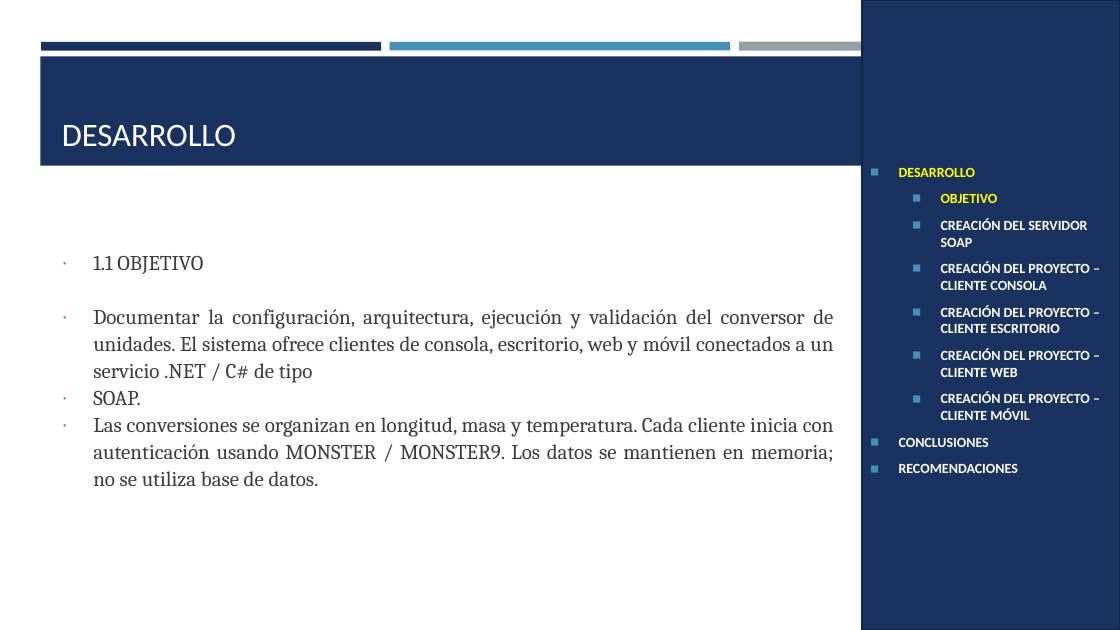
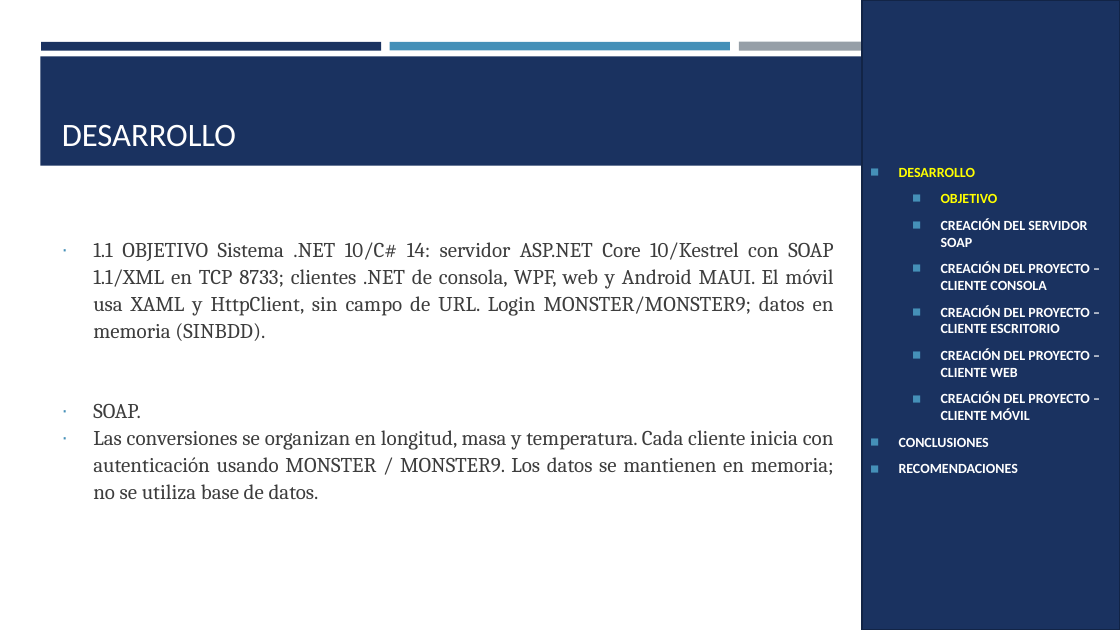
Before and after one commit to JulioViche/u1-sw-arch, a slide deck: slide 3 of TI.1.2. PAO202651_SOAP_DOTNET_SINBDD_NRC36884_GR09/05. DOCUMENTACION/CONVUNI_SOAP_DOTNET_GR09.pptx. Drawn at 1120x630 pixels with LibreOffice and Linux fonts; fonts in the diff are those of the drawing. Boxes give left, top, right and bottom in pixels: in the first picture for what was removed or moved away, otherwise in the second. Text is boxed around its words. In the diff, an @@ line names an element or a change of style, - is before the commit and + after.

Commit message:
docs(dotnet): corregir stack MAUI y servicios

```diff
--- a/TI.1.2. PAO202651_SOAP_DOTNET_SINBDD_NRC36884_GR09/05. DOCUMENTACION/CONVUNI_SOAP_DOTNET_GR09.pptx
+++ b/TI.1.2. PAO202651_SOAP_DOTNET_SINBDD_NRC36884_GR09/05. DOCUMENTACION/CONVUNI_SOAP_DOTNET_GR09.pptx
@@ text at [93, 242, 834, 341]: text changed @@
-∙ 1.1 OBJETIVO
-∙ Documentar la configuración, arquitectura, ejecución y validación del conversor de unidades. El sistema ofrece clientes de consola, escritorio, web y móvil conectados a un servicio .NET / C# de tipo
+∙ 1.1 OBJETIVO Sistema .NET 10/C# 14: servidor ASP.NET Core 10/Kestrel con SOAP 1.1/XML en TCP 8733; clientes .NET de consola, WPF, web y Android MAUI. El móvil usa XAML y HttpClient, sin campo de URL. Login MONSTER/MONSTER9; datos en memoria (SINBDD).
```
Also in this commit, not shown: 14 other slides changed, 18 other files.
